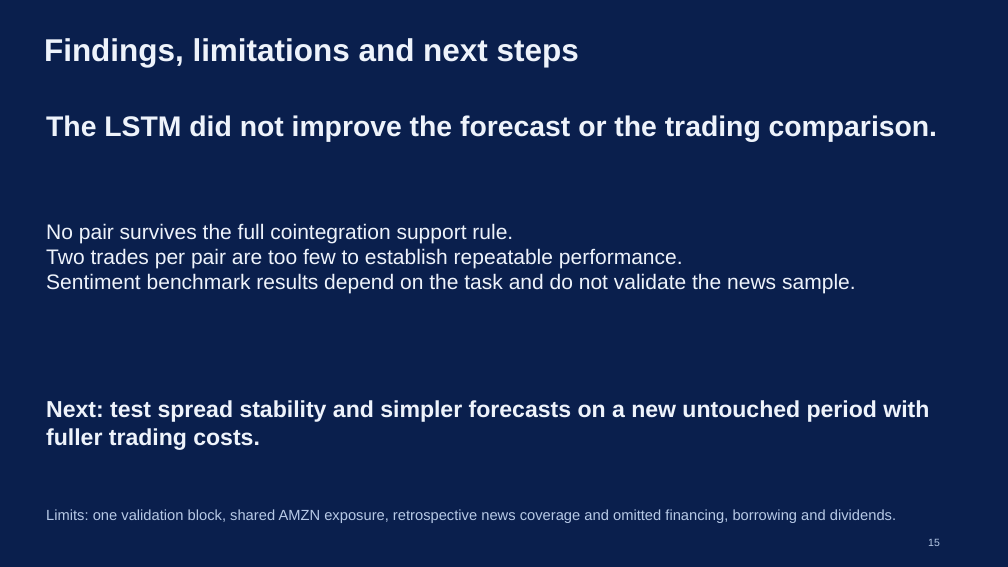
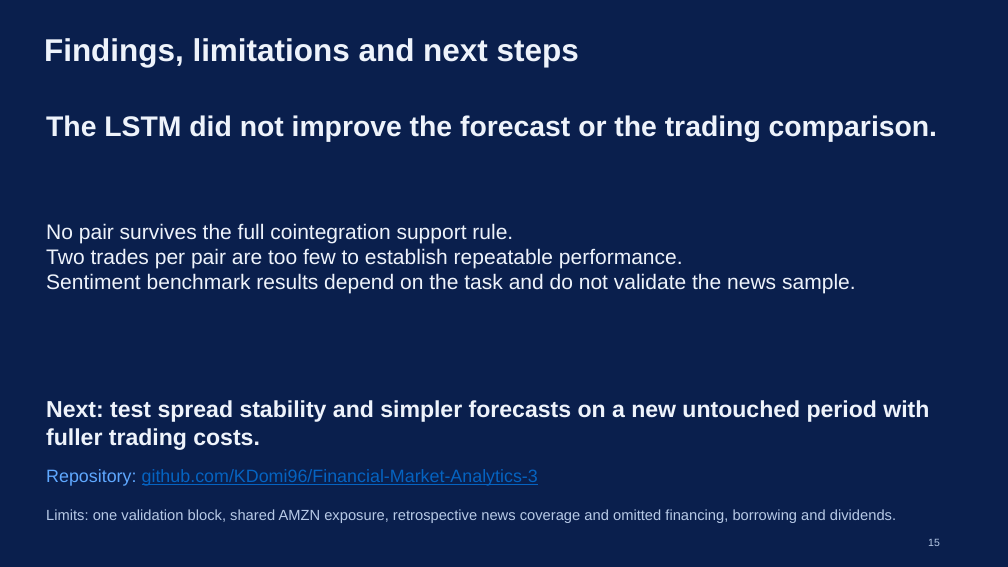
Before and after one commit to KDomi96/Financial-Market-Analytics-3, a slide deck: slide 15 of reports/presentation/capstone_presentation.pptx. Drawn at 1008x567 pixels with LibreOffice and Linux fonts; fonts in the diff are those of the drawing. Boxes give left, top, right and bottom in pixels: in the first picture for what was removed or moved away, otherwise in the second. Text is boxed around its words. In the diff, an @@ line names an element or a change of style, - is before the commit and + after.

Commit message:
Add repository link to presentation

```diff
--- a/reports/presentation/capstone_presentation.pptx
+++ b/reports/presentation/capstone_presentation.pptx
@@ text added at [46, 469, 538, 486], 17 pt, text #0563C1, underline @@
+Repository: github.com/KDomi96/Financial-Market-Analytics-3
```
